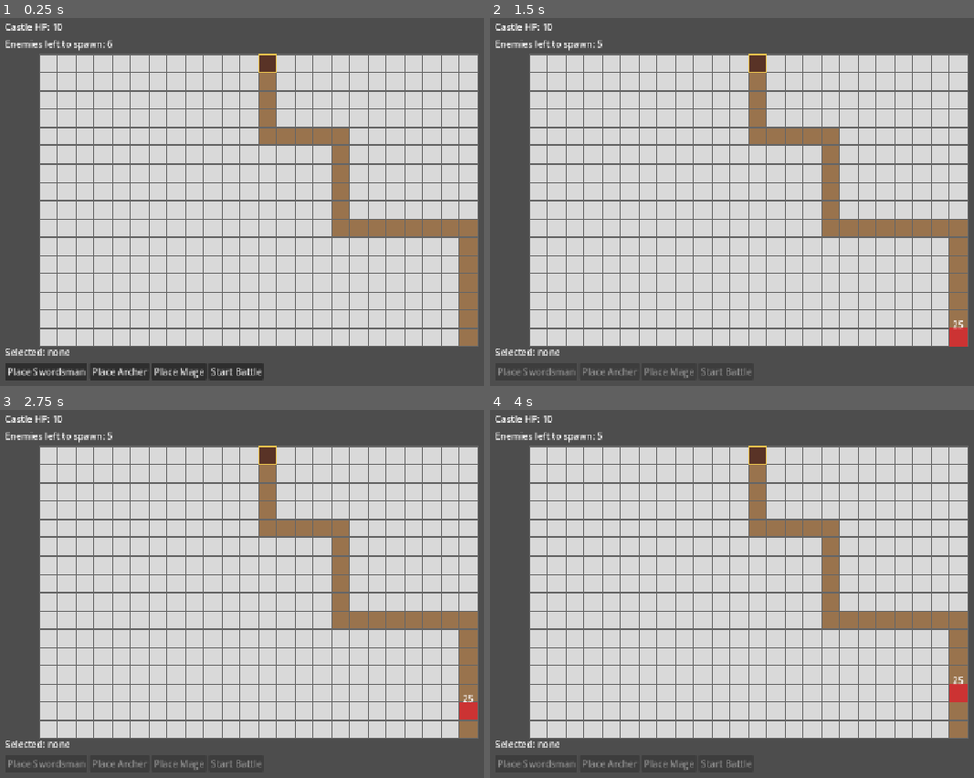
Above: before the commit, frames 1-4 (two rows, left to right).
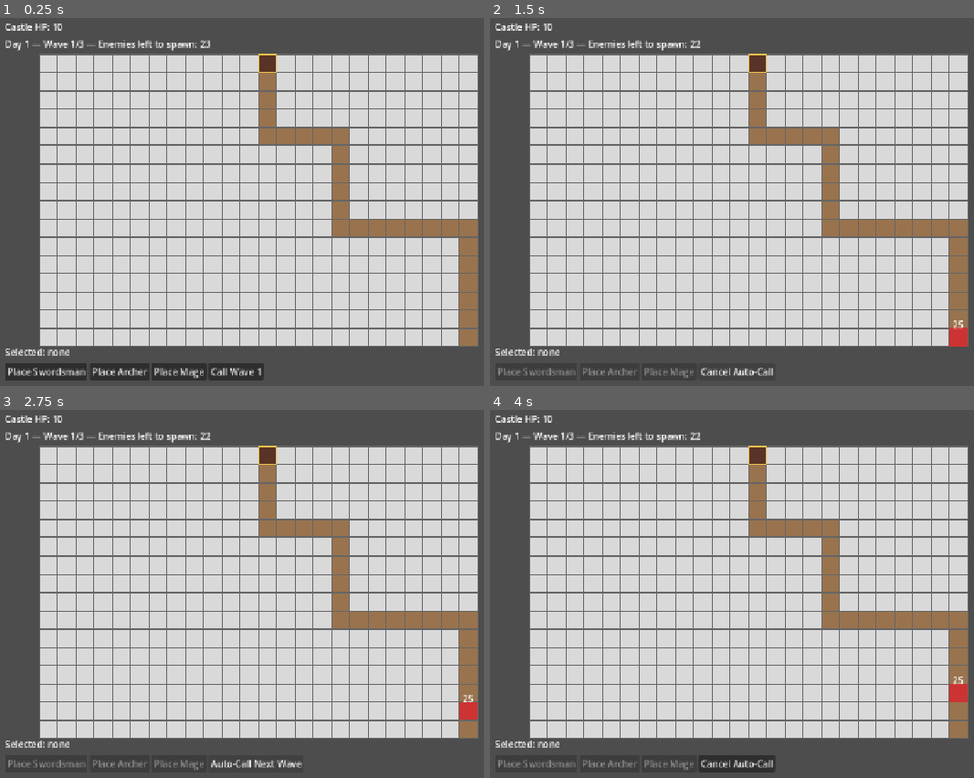
Above: after the commit, the same moments.

Repository: qzak/td-m3-game
Game: Godot game, scene res://scenes/tower_defense/td_battle.tscn
Two runs of this game, one before a commit and one after it. Both use one fixed random seed, a clock stepped at 60 frames per second and the inputs below.
Inputs (mouse positions are in pixels of both pictures, inside the frame that each line leads up to):
- Up to frame 1 (0.25 s): no input
- Up to frame 2 (1.5 s): click "Start Battle" (after the commit: "Call Wave 1") at 0.5 s; click (746, 371) at 1.25 s, where only the run after the commit has a clickable "Auto-Call Next Wave"
- Up to frame 3 (2.75 s): click (246, 763) at 2 s, where only the run after the commit has a clickable "Cancel Auto-Call"
- Up to frame 4 (4 s): click (746, 763) at 2.75 s, where only the run after the commit has a clickable "Auto-Call Next Wave"; move the mouse to (outside the picture) at 3.52 s; click (outside the picture) at 3.67 s

The runs differ from the first frame. In frame 1, 0.7% of the frame differs, in the area x 1-55%, y 5-98%; in frame 2, 0.7%; in frame 3, 0.8%; in frame 4, 0.8%, in the area x 1-59%, y 5-99%.

Commit message:
add enemy wave-calling functionality.

Diff:
--- /dev/null
+++ b/data/waves/day1_wave1.tres
@@ -0,0 +1,10 @@
+[gd_resource type="Resource" script_class="WaveData" load_steps=3 format=3]
+
+[ext_resource type="Script" path="res://data/waves/wave_data.gd" id="1"]
+[ext_resource type="Resource" path="res://data/enemies/goblin.tres" id="2"]
+
+[resource]
+script = ExtResource("1")
+enemy_data = ExtResource("2")
+count = 5
+spawn_delay_steps = 2
--- /dev/null
+++ b/data/waves/day1_wave2.tres
@@ -0,0 +1,10 @@
+[gd_resource type="Resource" script_class="WaveData" load_steps=3 format=3]
+
+[ext_resource type="Script" path="res://data/waves/wave_data.gd" id="1"]
+[ext_resource type="Resource" path="res://data/enemies/goblin.tres" id="2"]
+
+[resource]
+script = ExtResource("1")
+enemy_data = ExtResource("2")
+count = 8
+spawn_delay_steps = 2
--- /dev/null
+++ b/data/waves/day1_wave3.tres
@@ -0,0 +1,10 @@
+[gd_resource type="Resource" script_class="WaveData" load_steps=3 format=3]
+
+[ext_resource type="Script" path="res://data/waves/wave_data.gd" id="1"]
+[ext_resource type="Resource" path="res://data/enemies/goblin.tres" id="2"]
+
+[resource]
+script = ExtResource("1")
+enemy_data = ExtResource("2")
+count = 10
+spawn_delay_steps = 1
--- /dev/null
+++ b/data/waves/day_1.tres
@@ -0,0 +1,13 @@
+[gd_resource type="Resource" script_class="DayData" load_steps=5 format=3]
+
+[ext_resource type="Script" path="res://data/waves/day_data.gd" id="1"]
+[ext_resource type="Script" path="res://data/waves/wave_data.gd" id="2"]
+[ext_resource type="Resource" path="res://data/waves/day1_wave1.tres" id="3"]
+[ext_resource type="Resource" path="res://data/waves/day1_wave2.tres" id="4"]
+[ext_resource type="Resource" path="res://data/waves/day1_wave3.tres" id="5"]
+
+[resource]
+script = ExtResource("1")
+day_index = 1
+waves = Array[ExtResource("2")]([ExtResource("3"), ExtResource("4"), ExtResource("5")])
+difficulty_scalar = 1.0
--- a/data/waves/wave_data.gd
+++ b/data/waves/wave_data.gd
@@ -2,6 +2,6 @@
 class_name WaveData
 ## A single wave within a Day: which enemy, how many, spacing.
 
-@export var enemy_id: String
+@export var enemy_data: EnemyData
 @export var count: int = 5
 @export var spawn_delay_steps: int = 2
--- a/scenes/tower_defense/td_battle.tscn
+++ b/scenes/tower_defense/td_battle.tscn
@@ -2,16 +2,14 @@
 
 [ext_resource type="Script" path="res://scripts/tower_defense/battle_controller.gd" id="1"]
 [ext_resource type="Script" path="res://scripts/tower_defense/grid_map.gd" id="2"]
-[ext_resource type="Resource" path="res://data/enemies/goblin.tres" id="3"]
+[ext_resource type="Resource" path="res://data/waves/day_1.tres" id="3"]
 [ext_resource type="Resource" path="res://data/adventurers/swordsman.tres" id="4"]
 [ext_resource type="Resource" path="res://data/adventurers/archer.tres" id="5"]
 [ext_resource type="Resource" path="res://data/adventurers/mage.tres" id="6"]
 
 [node name="TDBattle" type="Node2D"]
 script = ExtResource("1")
-enemy_data = ExtResource("3")
-enemy_count = 6
-spawn_interval_steps = 2
+day_data = ExtResource("3")
 starting_castle_hp = 10
 swordsman_data = ExtResource("4")
 archer_data = ExtResource("5")
@@ -40,7 +38,7 @@
 
 [node name="WaveLabel" type="Label" parent="UI/HUD"]
 position = Vector2(20, 50)
-text = "Enemies left to spawn: 6"
+text = "Day 1 — Wave 1/3 — Enemies left to spawn: 23"
 
 [node name="ResultLabel" type="Label" parent="UI/HUD"]
 position = Vector2(500, 20)
@@ -63,4 +61,4 @@
 text = "Place Mage"
 
 [node name="StartBattleButton" type="Button" parent="UI/HUD/Controls"]
-text = "Start Battle"
+text = "Call Wave 1"
--- a/scripts/tower_defense/battle_controller.gd
+++ b/scripts/tower_defense/battle_controller.gd
@@ -6,9 +6,7 @@
 const ADVENTURER_SCENE := preload("res://scenes/tower_defense/adventurer_unit.tscn")
 
 @export var step_interval: float = 0.5
-@export var enemy_data: EnemyData
-@export var enemy_count: int = 6
-@export var spawn_interval_steps: int = 2
+@export var day_data: DayData
 @export var starting_castle_hp: int = 10
 
 @export var swordsman_data: AdventurerData
@@ -30,8 +28,12 @@
 var enemies: Array[TDEnemy] = []
 var adventurers: Array[TDAdventurer] = []
 
-var enemies_remaining_to_spawn: int = 0
+var current_wave_index: int = 0
+var current_wave_spawned_count: int = 0
 var steps_until_next_spawn: int = 0
+var total_enemies_remaining_to_spawn: int = 0
+var wave_active: bool = false  # true while current_wave_index's enemies are actively spawning
+var auto_call_next: bool = false  # if set, the next wave starts the instant this one finishes spawning
 var castle_hp: int = 0
 var is_move_phase: bool = true
 var battle_started: bool = false
@@ -43,7 +45,8 @@
 
 func _ready() -> void:
 	castle_hp = starting_castle_hp
-	enemies_remaining_to_spawn = enemy_count
+	for wave in day_data.waves:
+		total_enemies_remaining_to_spawn += wave.count
 
 	adventurer_buttons = {
 		swordsman_data.id: place_warrior_button,
@@ -59,21 +62,54 @@
 	place_warrior_button.pressed.connect(func(): _select_adventurer(swordsman_data))
 	place_archer_button.pressed.connect(func(): _select_adventurer(archer_data))
 	place_mage_button.pressed.connect(func(): _select_adventurer(mage_data))
-	start_button.pressed.connect(_start_battle)
-
+	start_button.pressed.connect(_on_start_button_pressed)
+
+	_update_start_button_label()
 	_update_hud()
 
-func _start_battle() -> void:
-	if battle_started:
-		return
-	battle_started = true
-	start_button.disabled = true
-	place_warrior_button.disabled = true
-	place_archer_button.disabled = true
-	place_mage_button.disabled = true
-	grid.clear_range_preview()
-	EventBus.day_started.emit(0)
-	step_timer.start()
+## While a wave is actively spawning, toggles "auto-call the next wave" for when it finishes.
+## Otherwise (no wave currently spawning), immediately starts the next wave.
+func _on_start_button_pressed() -> void:
+	if current_wave_index >= day_data.waves.size():
+		return
+
+	if wave_active:
+		auto_call_next = not auto_call_next
+		_update_start_button_label()
+		return
+
+	_begin_wave()
+
+func _begin_wave() -> void:
+	if not battle_started:
+		battle_started = true
+		place_warrior_button.disabled = true
+		place_archer_button.disabled = true
+		place_mage_button.disabled = true
+		grid.clear_range_preview()
+		EventBus.day_started.emit(day_data.day_index)
+
+	wave_active = true
+	auto_call_next = false
+	current_wave_spawned_count = 0
+	steps_until_next_spawn = 0
+	if step_timer.is_stopped():
+		is_move_phase = true
+		result_label.text = ""
+		step_timer.start()
+
+	_update_start_button_label()
+
+func _update_start_button_label() -> void:
+	if current_wave_index >= day_data.waves.size():
+		start_button.text = "All Waves Called"
+		start_button.disabled = true
+	elif wave_active:
+		start_button.text = "Cancel Auto-Call" if auto_call_next else "Auto-Call Next Wave"
+		start_button.disabled = false
+	else:
+		start_button.text = "Call Wave %d" % (current_wave_index + 1)
+		start_button.disabled = false
 
 func _select_adventurer(data: AdventurerData) -> void:
 	# Each recruited adventurer is a unique individual, so only one copy can be on the field.
@@ -124,19 +160,42 @@
 			enemy.queue_free()
 			EventBus.castle_hp_changed.emit(castle_hp)
 
-	if enemies_remaining_to_spawn > 0:
-		if steps_until_next_spawn <= 0:
-			_spawn_enemy()
-			enemies_remaining_to_spawn -= 1
-			steps_until_next_spawn = spawn_interval_steps
-		else:
-			steps_until_next_spawn -= 1
+	_process_spawn_queue()
 
 	for adventurer in adventurers:
 		adventurer.regen()
 
 	_update_hud()
 	_check_end_conditions()
+
+## Advances through day_data.waves in order, spawning one enemy at a time per wave's spacing.
+## Only spawns while wave_active; once a wave finishes spawning, either auto-continues into
+## the next wave (if auto_call_next was toggled on) or waits for a manual call.
+func _process_spawn_queue() -> void:
+	if not wave_active:
+		return
+	if steps_until_next_spawn > 0:
+		steps_until_next_spawn -= 1
+		return
+
+	var wave: WaveData = day_data.waves[current_wave_index]
+	_spawn_enemy(wave.enemy_data)
+	current_wave_spawned_count += 1
+	total_enemies_remaining_to_spawn -= 1
+	EventBus.wave_spawned.emit(current_wave_index)
+
+	if current_wave_spawned_count < wave.count:
+		steps_until_next_spawn = wave.spawn_delay_steps
+		return
+
+	wave_active = false
+	current_wave_index += 1
+	current_wave_spawned_count = 0
+	if auto_call_next and current_wave_index < day_data.waves.size():
+		_begin_wave()
+	else:
+		auto_call_next = false
+		_update_start_button_label()
 
 func _attack_step() -> void:
 	for adventurer in adventurers:
@@ -160,12 +219,11 @@
 				best = enemy
 	return best
 
-func _spawn_enemy() -> void:
+func _spawn_enemy(enemy_data: EnemyData) -> void:
 	var enemy: TDEnemy = ENEMY_SCENE.instantiate()
 	units_root.add_child(enemy)
-	enemy.setup(enemy_data, grid)
+	enemy.setup(enemy_data, grid, day_data.difficulty_scalar)
 	enemies.append(enemy)
-	EventBus.wave_spawned.emit(0)
 
 func _check_end_conditions() -> void:
 	if battle_over:
@@ -174,14 +232,26 @@
 		battle_over = true
 		step_timer.stop()
 		result_label.text = "Day Failed"
-		EventBus.day_lost.emit(0)
-		return
-	if battle_started and enemies_remaining_to_spawn <= 0 and enemies.is_empty():
+		EventBus.day_lost.emit(day_data.day_index)
+		return
+
+	if wave_active or not enemies.is_empty():
+		return  # still spawning or enemies still alive on the field
+
+	if current_wave_index >= day_data.waves.size():
 		battle_over = true
 		step_timer.stop()
 		result_label.text = "Day Cleared!"
-		EventBus.day_won.emit(0)
+		EventBus.day_won.emit(day_data.day_index)
+	else:
+		# Field is clear and nothing is spawning — pause so adventurers stop gaining
+		# attack points until the player calls the next wave.
+		step_timer.stop()
+		result_label.text = "Wave cleared — call the next wave when ready"
 
 func _update_hud() -> void:
 	castle_hp_label.text = "Castle HP: %d" % castle_hp
-	wave_label.text = "Enemies left to spawn: %d" % enemies_remaining_to_spawn
+	var wave_display := mini(current_wave_index + 1, day_data.waves.size())
+	wave_label.text = "Day %d — Wave %d/%d — Enemies left to spawn: %d" % [
+		day_data.day_index, wave_display, day_data.waves.size(), total_enemies_remaining_to_spawn
+	]
--- a/scripts/tower_defense/enemy.gd
+++ b/scripts/tower_defense/enemy.gd
@@ -10,10 +10,10 @@
 
 @onready var hp_label: Label = $HPLabel
 
-func setup(p_data: EnemyData, p_grid: TDGridMap) -> void:
+func setup(p_data: EnemyData, p_grid: TDGridMap, health_multiplier: float = 1.0) -> void:
 	data = p_data
 	grid = p_grid
-	current_health = data.health
+	current_health = int(round(data.health * health_multiplier))
 	path_index = 0
 	current_cell = grid.path_cells[0]
 	position = grid.cell_to_world(current_cell)
Not shown, changed: docs/systems/tower_defense.md
